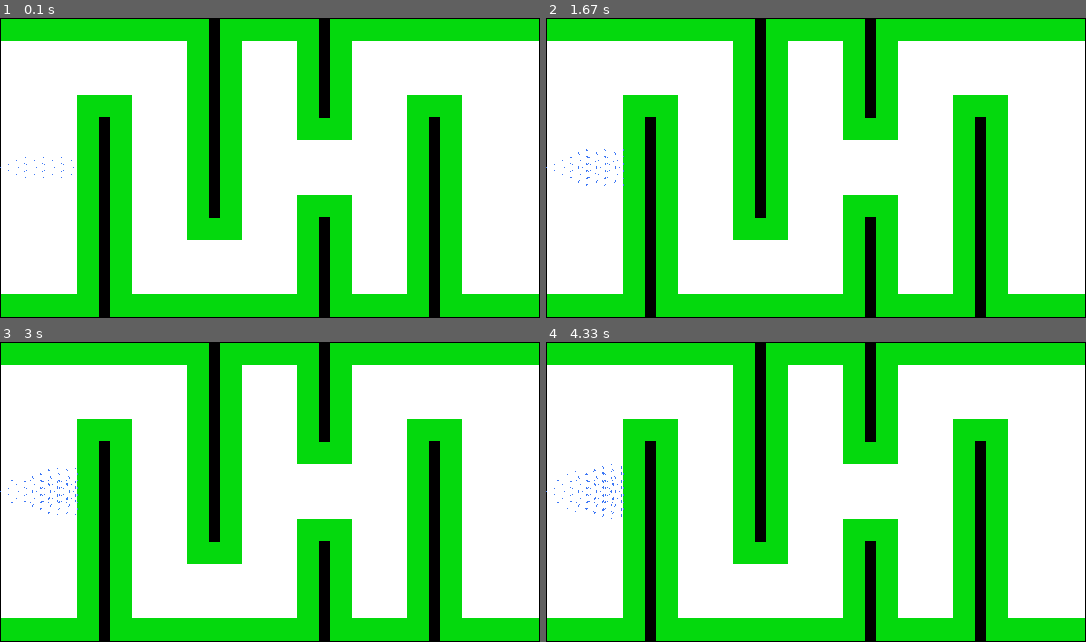
Above: before the commit, frames 1-4 (two rows, left to right).
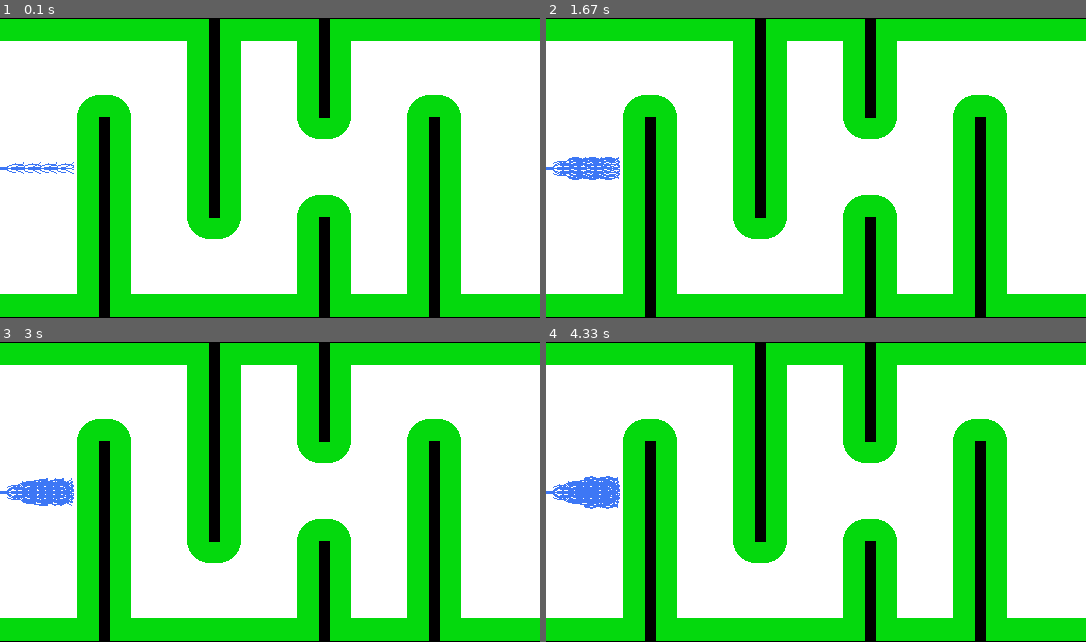
Above: after the commit, the same moments.

Repository: kademmerle/ENPME661_Project03_Phase02
Game: pygame game, started from Part01/proj3p2_chris_daniel_kyle.py
Two runs of this game, one before a commit and one after it. Both use one fixed random seed, a clock stepped at 60 frames per second and the inputs below.
Inputs:
- Up to frame 1 (0.1 s): no input
- Up to frame 2 (1.67 s): no input
- Up to frame 3 (3 s): no input
- Up to frame 4 (4.33 s): no input

The runs differ from the first frame. In frame 1, 1.8% of the frame differs, in the area x 0-100%, y 0-100%; in frame 2, 2.3%; in frame 3, 2.4%; in frame 4, 2.6%.

Commit message:
Combined A* algorithm
Adds drawing of curves for the path while searching for the solution. Modifies curvature of buffer zone to better reflect the clearance needed by the Waffle Turtlebot when moving through the maze. Revised logic to simplify calculation of theta index for V matrix.

Diff:
--- a/Part01/proj3p2_chris_daniel_kyle.py
+++ b/Part01/proj3p2_chris_daniel_kyle.py
@@ -30,7 +30,7 @@
 clearance = 5
 parent = {}
 costsum = {}
-V = np.zeros((int(rows/thresh), int(cols/thresh), 12))
+V = np.zeros((int(rows/thresh), int(cols/thresh), 36))
 C2C = np.zeros((int(rows/thresh), int(cols/thresh)))
 
 # Define colors
@@ -84,26 +84,50 @@
 """
 def get_theta_index(theta):
     temp_theta = theta % 360
-    diff = temp_theta % 30
-
-    if(diff >= 15):
-        theta = temp_theta + (30 - diff)
+    diff = temp_theta % 10
+
+    if(diff >= 5):
+        theta = temp_theta + (10 - diff)
     else:
         theta = temp_theta - diff
 
     look_up_dict = {
         0:   0,
-        30:  1,
-        60:  2,
-        90:  3,
-        120: 4,
-        150: 5,
-        180: 6,
-        210: 7,
-        240: 8,
-        270: 9,
-        300: 10,
-        330: 11,
+        10:  1,
+        20:  2,
+        30:  3,
+        40:  4,
+        50:  5,
+        60:  6,
+        70:  7,
+        80:  8,
+        90:  9,
+        100: 10,
+        110: 11,
+        120: 12,
+        130: 13,
+        140: 14,
+        150: 15,
+        160: 16,
+        170: 17,
+        180: 18,
+        190: 19,
+        200: 20,
+        210: 21,
+        220: 22,
+        230: 23,
+        240: 24,
+        250: 25,
+        260: 26,
+        270: 27,
+        280: 28,
+        290: 29,
+        300: 30,
+        310: 31,
+        320: 32,
+        330: 33,
+        340: 34,
+        350: 35,
         360: 0
     }
     return look_up_dict[theta]
@@ -113,12 +137,15 @@
 
    x           = round(node[0] * 2, 1) / 2
    y           = round(node[1] * 2, 1) / 2
-   theta       = node[2]
+   theta_deg   = node[2]
+
    x_v_idx     = int(x * 2)
    y_v_idx     = int(y * 2)
-   theta_v_idx = get_theta_index(theta)
-
-   return (x, y, theta), x_v_idx, y_v_idx, theta_v_idx
+
+   theta_deg_rounded = round(theta_deg / 10) * 10 # round to nearest 10 degrees
+   theta_v_idx       = int(theta_deg_rounded % 360) // 10
+
+   return (x, y, theta_deg_rounded), x_v_idx, y_v_idx, theta_v_idx
 
 """
 Utilizes function that was provided in Cost.py of the Proj 3 Phase 2 files.
@@ -127,9 +154,9 @@
 def move_set(node, u_l, u_r):
     t = 0
     r = 3.3
-    L = 22
+    L = 28.7
     cost = 0
-    dt = 0.1
+    dt = 0.2
 
     x_new = node[0]
     y_new = node[1]
@@ -157,12 +184,41 @@
     else:
         return True
 
+def reverse_move(node,movement):
+    t = 0
+    r = 3.3
+    L = 28.7
+    cost = 0
+    dt = -0.1
+    x_new = node[0]
+    y_new = node[1]
+    u_l = movement[0]
+    u_r = movement[1]
+    theta_new = 3.14 * node[2] / 180
+    print("reverse Theta Start in rad: ", theta_new)
+    xy_list = [(x_new,y_new)]
+
+    while t > -1:
+        t = t+dt
+        x_new += (r * 0.5)*(u_r + u_l) * math.cos(theta_new)*dt
+        y_new += (r * 0.5)*(u_r + u_l) * math.sin(theta_new)*dt
+        theta_new += (r/L) * (u_r - u_l) * dt
+        cost = cost + math.sqrt(math.pow(((r * 0.5)*(u_r + u_l) * math.cos(theta_new)*dt),2) + math.pow(((r * 0.5)*(u_r + u_l) * math.sin(theta_new)*dt),2))
+        xy_list.append((round(x_new),round(y_new)))
+    theta_new = int(180 * theta_new / 3.14)
+
+
+    #print(x_list[0])
+
+    return xy_list
+
 # Define the object space for all letters/numbers in the maze
 # Also used for determining if a set of (x,y) coordinates is present in
 # the action space
 # Returns: True if in Object Space, False if not
 def InObjectSpace(x, y):
 
+
     # Define Object 1
     if ((99<=x<=109) and (99<=y<=299)):
         return True
@@ -181,13 +237,13 @@
         return True
 
     # Define Object Space for walls
-    elif((x==0 and 0<=y<=299) or (x==539 and (0<=y<=299)) or \
-         ((0<=x<=539) and y==0) or ((0<=x<=539) and y==299)):
+    elif( ( (0<=x<=539) and y==0) or ((0<=x<=539) and y==299) ): # x==0 and 0<=y<=299) or (x==539 and (0<=y<=299)) or \
         return True
 
     # Default case, non-object space
     else:
         return False
+
 
 # Backtrace the solution path from the goal state to the initial state
 # Add all nodes to the "solution" queue
@@ -233,32 +289,28 @@
 #    r:       robot raidus in mm
 #
 # Outputs: none
+
 def DrawBoard(rows, cols, pxarray, pallet, C2C, clear, r):
     buff_mod = clear + r
     for x in range(0,rows):
         for y in range(0,cols):
             in_obj = InObjectSpace(x,y)
             if (in_obj):
+                pygame.draw.circle(screen,pygame.Color(pallet["green"]),(x,y),buff_mod,0)
+
+            elif(0<y<=buff_mod or (298-buff_mod)<=y<299):
+                    pxarray[x,y] = pygame.Color(pallet["green"])
+
+    for x in range(0,rows):
+        for y in range(0,cols):
+            if pxarray[x,y] == 0:
+                pxarray[x,y] = pygame.Color(pallet["white"])
+
+    for x in range(0,rows):
+        for y in range(0,cols):
+            if InObjectSpace(x,y):
                 pxarray[x,y] = pygame.Color(pallet["black"])
-            else:
-                if(((InObjectSpace(x+(buff_mod*0.5),y+buff_mod)) or\
-                   (InObjectSpace(x-(buff_mod*0.5),y+buff_mod)) or\
-                   (InObjectSpace(x+(buff_mod*0.5),y-buff_mod)) or\
-                   (InObjectSpace(x-(buff_mod*0.5),y-buff_mod)) or\
-                   (InObjectSpace(x,y+buff_mod)) or\
-                   (InObjectSpace(x,y-buff_mod)) or\
-                   (InObjectSpace(x+buff_mod,y+buff_mod)) or\
-                   (InObjectSpace(x-buff_mod,y+buff_mod)) or \
-                   (InObjectSpace(x+buff_mod,y-buff_mod) and (y < 149)) or \
-                   (InObjectSpace(x-buff_mod,y-buff_mod) and (y < 149)) or \
-                   (InObjectSpace(x+buff_mod,y-buff_mod) and ((209-buff_mod)<=x<=(219+buff_mod))) or \
-                   (InObjectSpace(x-buff_mod,y-buff_mod) and ((209-buff_mod)<=x<=(219+buff_mod)))) and \
-                   ((buff_mod<x<(538-buff_mod) and (buff_mod<y<(298-buff_mod))))):
-                    pxarray[x,y] = pygame.Color(pallet["green"])
-                elif(0<y<=buff_mod or (298-buff_mod)<=y<299):
-                     pxarray[x,y] = pygame.Color(pallet["green"])
-                else:
-                    pxarray[x,y] = pygame.Color(pallet["white"])
+
 
 def FillCostMatrix(C2C, pxarray, pallet, thresh):
     for x in range(0, int(rows/thresh)):
@@ -289,7 +341,13 @@
 
         # Add popped node to the closed list
         V[x_v_idx, y_v_idx, theta_v_idx] = 1
-        pxarray[int(round(fixed_node[0])),int(round(fixed_node[1]))] = pygame.Color(pallet["blue"])
+        arc_end = node[1]
+        arc_speeds = node[2]
+        arc_xy = reverse_move(arc_end,arc_speeds)
+        for i in range(0,len(arc_xy)):
+            pygame.draw.lines(screen,pygame.Color(pallet["blue"]),False,arc_xy,1)
+            #pxarray[round(arc_x[i]),round(arc_y[i])] = pygame.Color(pallet["blue"])
+        #pxarray[int(round(fixed_node[0])),int(round(fixed_node[1]))] = pygame.Color(pallet["blue"])
         pygame.display.update()
 
         # Check if popped node is within the goal tolerance region
@@ -336,7 +394,7 @@
 
                        C2C[child_x_v_idx, child_y_v_idx] = cost2come   # Update cost matrix with newly calculate Cost to Come
                        costsum[child_cost_node] = cost2come + cost2go  # Calculate the total cost sum and add to reference dictionary (this will be used when determiniing optimal path)
-                       child = [costsum[child_cost_node], child_node_fixed]  # Create new child node --> [total cost, (x, y, theta)]... Total cost is used as priority determinant in heapq
+                       child = [costsum[child_cost_node], child_node_fixed, (action[0],action[1])]  # Create new child node --> [total cost, (x, y, theta)]... Total cost is used as priority determinant in heapq
                        heapq.heappush(OL, child)   # push child node to heapq
 
                 # Child was in visited list, see if new path is most optimal
@@ -423,7 +481,7 @@
 # rradius:   robot radius in mm
 
 clearance = 0
-start_node = [0.0, (0.0, 149.0, 0)]
+start_node = [0.0, (0.0, 150.0, 0), (0,0)]
 goal_node = (539.0, 149.0)
 step = 0.01
 RPM1 = 5.0
